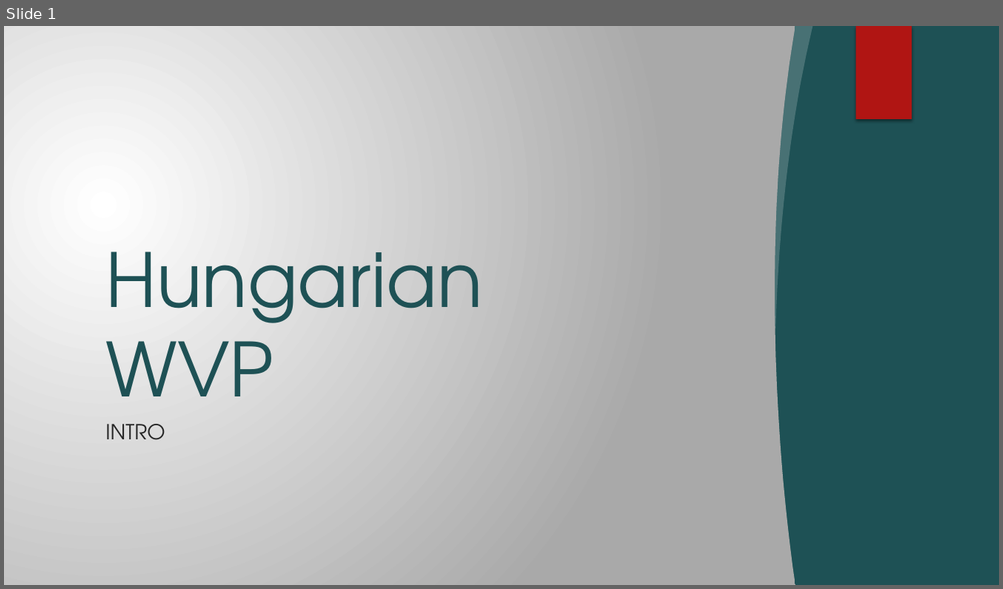
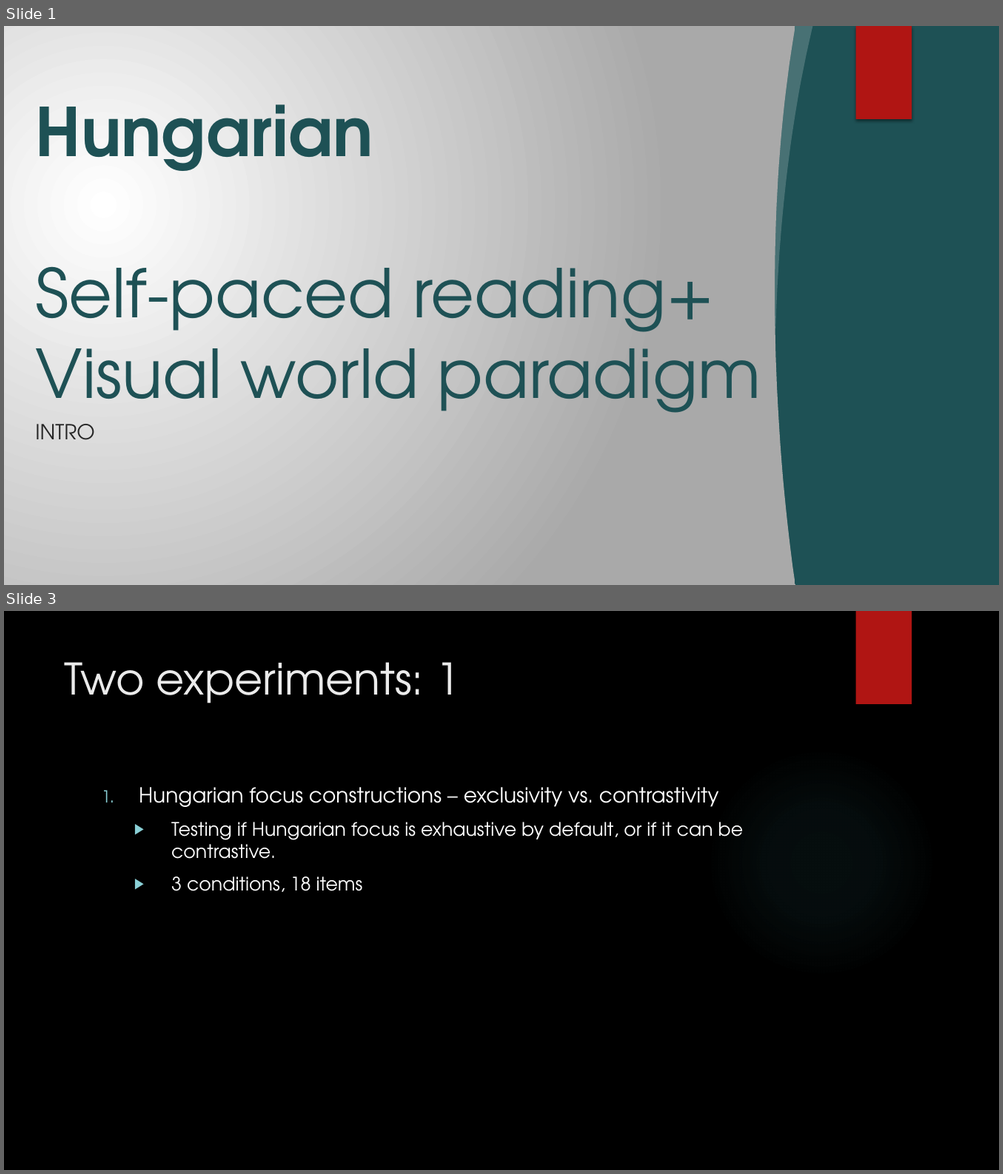
Before and after one commit to partigabor/pcibex-hun, a slide deck: hun.pptx. Shown one above the other, each under a label of ours: slide 1 before the commit, slides 1 and 3 after it; the slides between them are not shown. The pictures are 1003x589 and 1003x1174 pixels, drawn with LibreOffice and Linux fonts; fonts in the diff are those of the drawing; background and template pictures are left out. Boxes give left, top, right and bottom in pixels: in the first picture for what was removed or moved away, otherwise in the second. Text is boxed around its words. In the diff, an @@ line names an element or a change of style, - is before the commit and + after.

```diff
--- a/hun.pptx
+++ b/hun.pptx
@@ slide 3 added at <box>4,611,999,1170</box>, background picture (left out) @@
@@ rectangle added at <box>855,611,911,704</box>, fill #B01513 @@
@@ title added at <box>64,662,461,703</box>, 42 pt, text #EBEBEB @@
+Two experiments: 1
@@ ellipse added at <box>706,748,936,977</box>, fill gradient #50B9C1 @@
@@ text added at <box>139,787,743,892</box>, 18 pt, text #FFFFFF @@
+1. Hungarian focus constructions – exclusivity vs. contrastivity
+  ▶ Testing if Hungarian focus is exhaustive by default, or if it can be contrastive.
+  ▶ 3 conditions, 18 items
@@ slide 1 changed as well @@
@@ title at <box>35,104,760,429</box>: text changed; size 72 to 64.8 pt @@
-Hungarian WVP
+Hungarian
+Self-paced reading+
+Visual world paradigm
@@ subtitle "INTRO": place and size @@
-subtitle "INTRO" at <box>105,424,165,440</box>
+subtitle "INTRO" at <box>35,424,94,440</box>
```
Also in this commit, not shown: 1 other slide changed, 16 other slides added, 2 slides removed, 1 other file.
